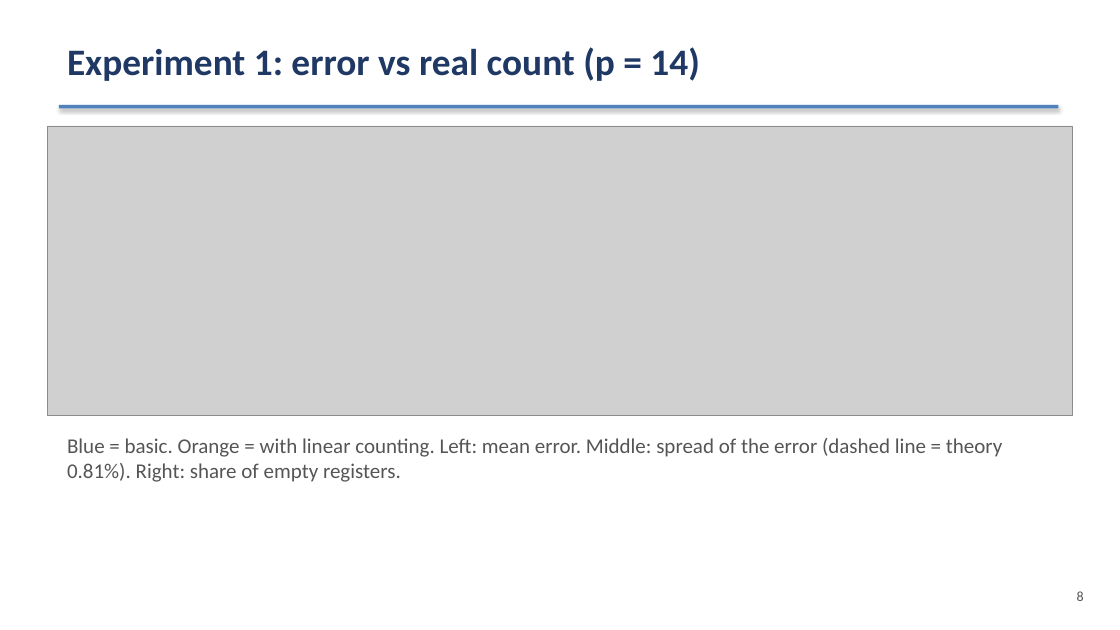
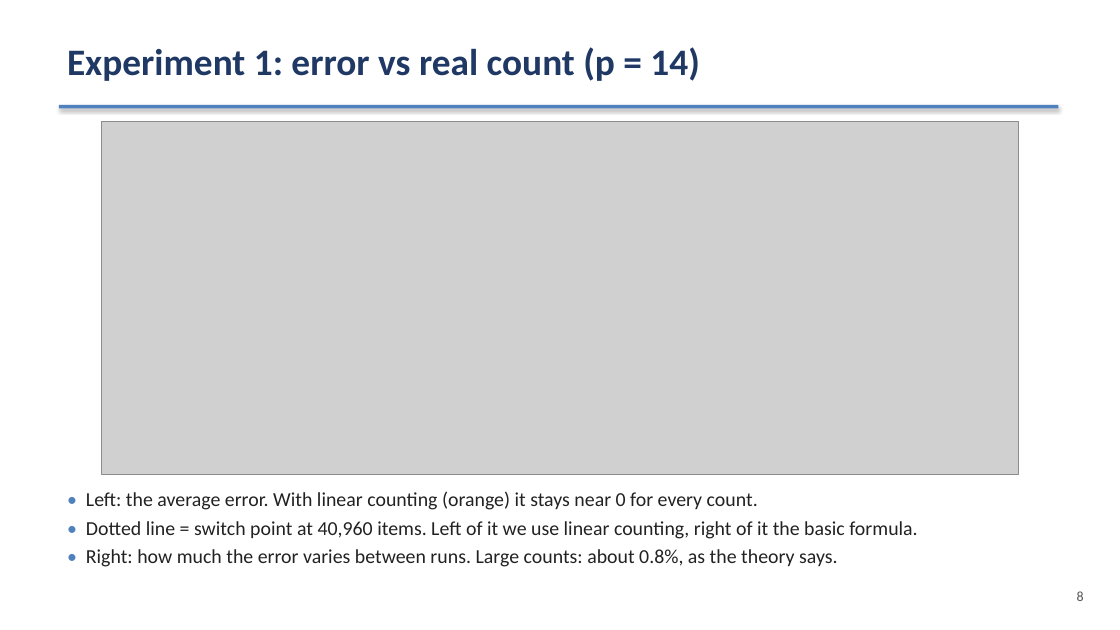
Before and after one commit to nkokhre/HyperLogLog-Research-Project, a slide deck: slide 8 of slides.pptx. Drawn at 1120x630 pixels with LibreOffice and Linux fonts; fonts in the diff are those of the drawing; grey boxes stand for pictures. Boxes give left, top, right and bottom in pixels: in the first picture for what was removed or moved away, otherwise in the second. Text is boxed around its words. In the diff, an @@ line names an element or a change of style, - is before the commit and + after.

```diff
--- a/slides.pptx
+++ b/slides.pptx
@@ picture: place and size @@
-picture at bbox=[48, 126, 1073, 415]
+picture at bbox=[102, 122, 1019, 475]
@@ text at bbox=[86, 491, 917, 567]: text changed; size 18 to 17 pt; text colour #555555 to #222222 @@
-Blue = basic. Orange = with linear counting. Left: mean error. Middle: spread of the error (dashed line = theory 0.81%). Right: share of empty registers.
+• Left: the average error. With linear counting (orange) it stays near 0 for every count.
+• Dotted line = switch point at 40,960 items. Left of it we use linear counting, right of it the basic formula.
+• Right: how much the error varies between runs. Large counts: about 0.8%, as the theory says.
```
Also in this commit, not shown: 3 other slides changed, 39 other files.
